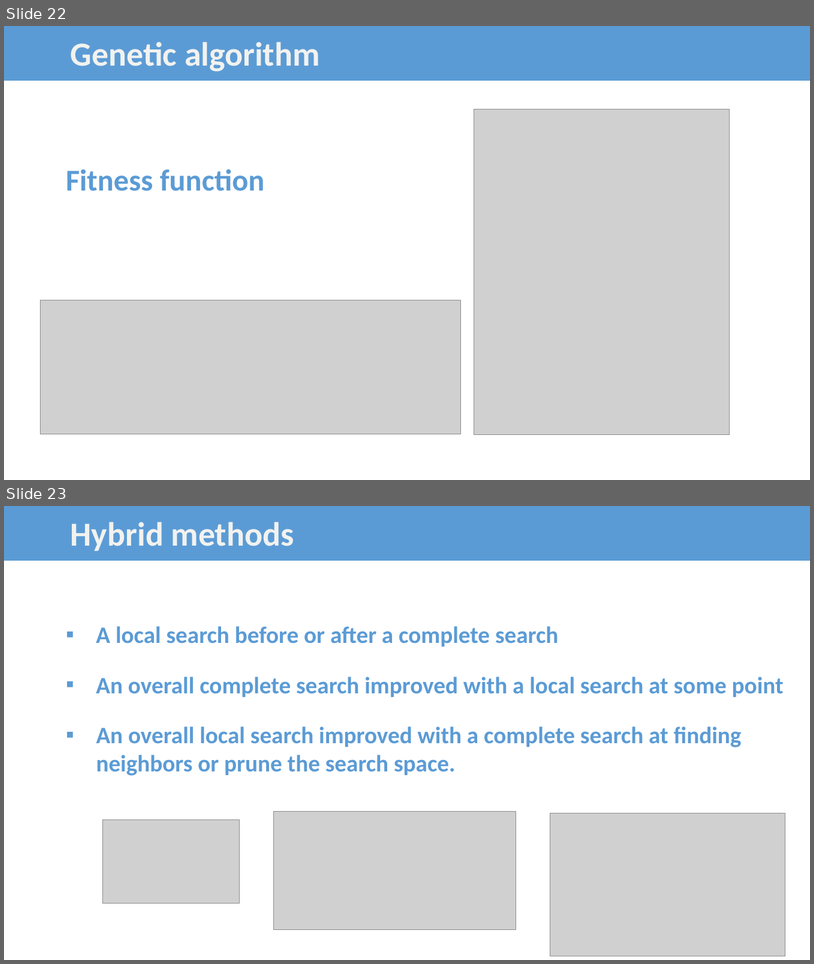
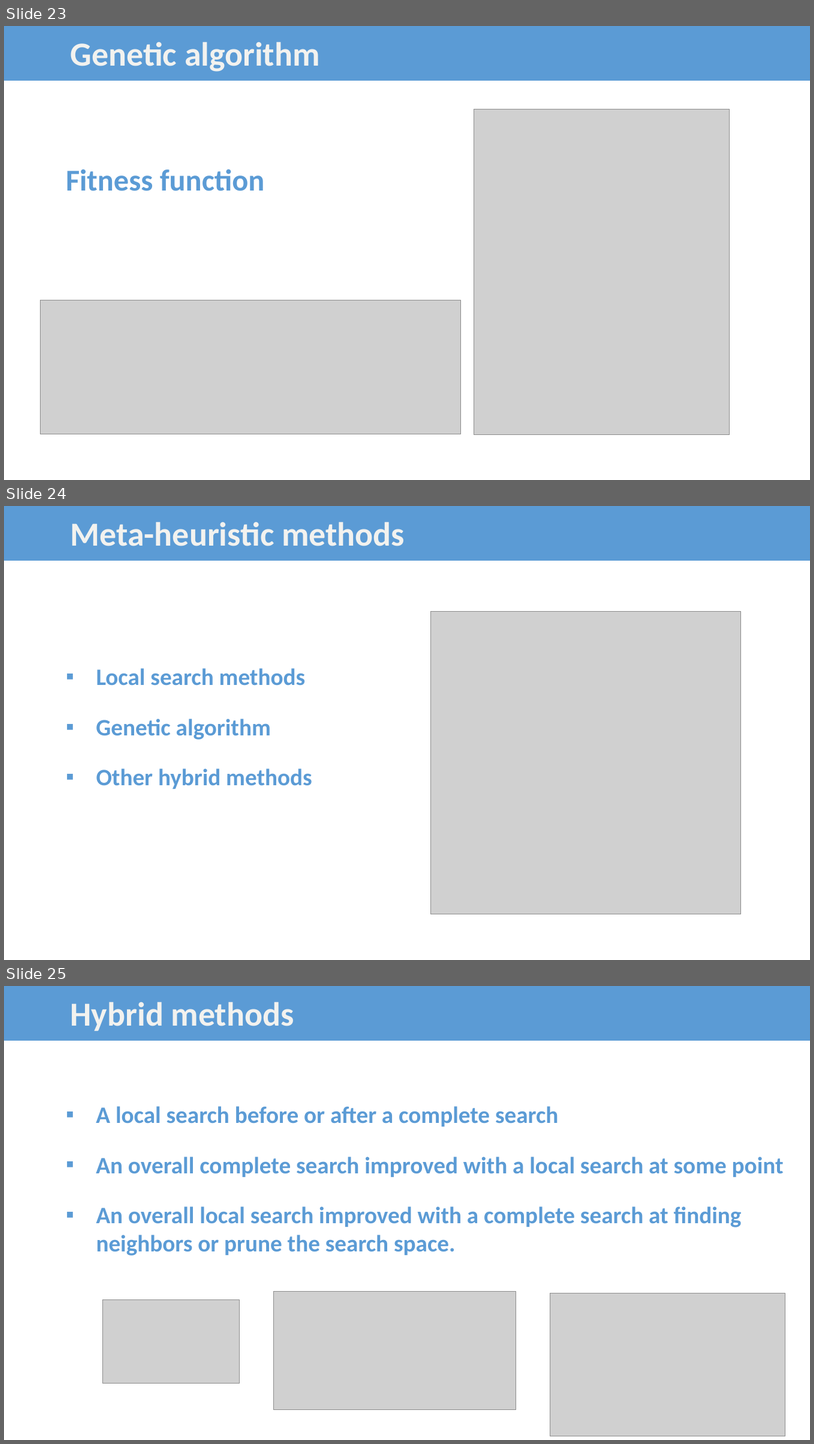
Before and after one commit to bee-lullaby/FinalProject, a slide deck: Documents/FinalReport_FinalYearProject_CongLT_HoaiNV_DucHM_HaNS.pptx. Shown one above the other, each under a label of ours: slides 22 and 23 before the commit, slides 23, 24 and 25 after it. The pictures are 814x964 and 814x1444 pixels, drawn with LibreOffice and Linux fonts; fonts in the diff are those of the drawing; grey boxes stand for pictures. Boxes give left, top, right and bottom in pixels: in the first picture for what was removed or moved away, otherwise in the second. Text is boxed around its words. In the diff, an @@ line names an element or a change of style, - is before the commit and + after.

```diff
--- a/Documents/FinalReport_FinalYearProject_CongLT_HoaiNV_DucHM_HaNS.pptx
+++ b/Documents/FinalReport_FinalYearProject_CongLT_HoaiNV_DucHM_HaNS.pptx
@@ slide 24 added at [4,506,810,960], background #FFFFFF @@
@@ right arrow added at [4,506,810,589], fill #5B9BD5, 40 pt, text #F2F2EF, bold @@
+Meta-heuristic methods
@@ picture added at [431,612,741,915] @@
@@ text added at [96,668,306,685], 28 pt, text #5B9BD5, bold @@
+▪ Local search methods
@@ text added at [96,718,271,739], 28 pt, text #5B9BD5, bold @@
+▪ Genetic algorithm
@@ rectangle added at [60,763,102,798], fill #FFFFFF @@
@@ text added at [96,768,312,789], 28 pt, text #5B9BD5, bold @@
+▪ Other hybrid methods
@@ what was slide 22 is now slide 23 @@
@@ what was slide 23 is now slide 25 @@
```
Also in this commit, not shown: 27 slides changed, 1 other slide added.
